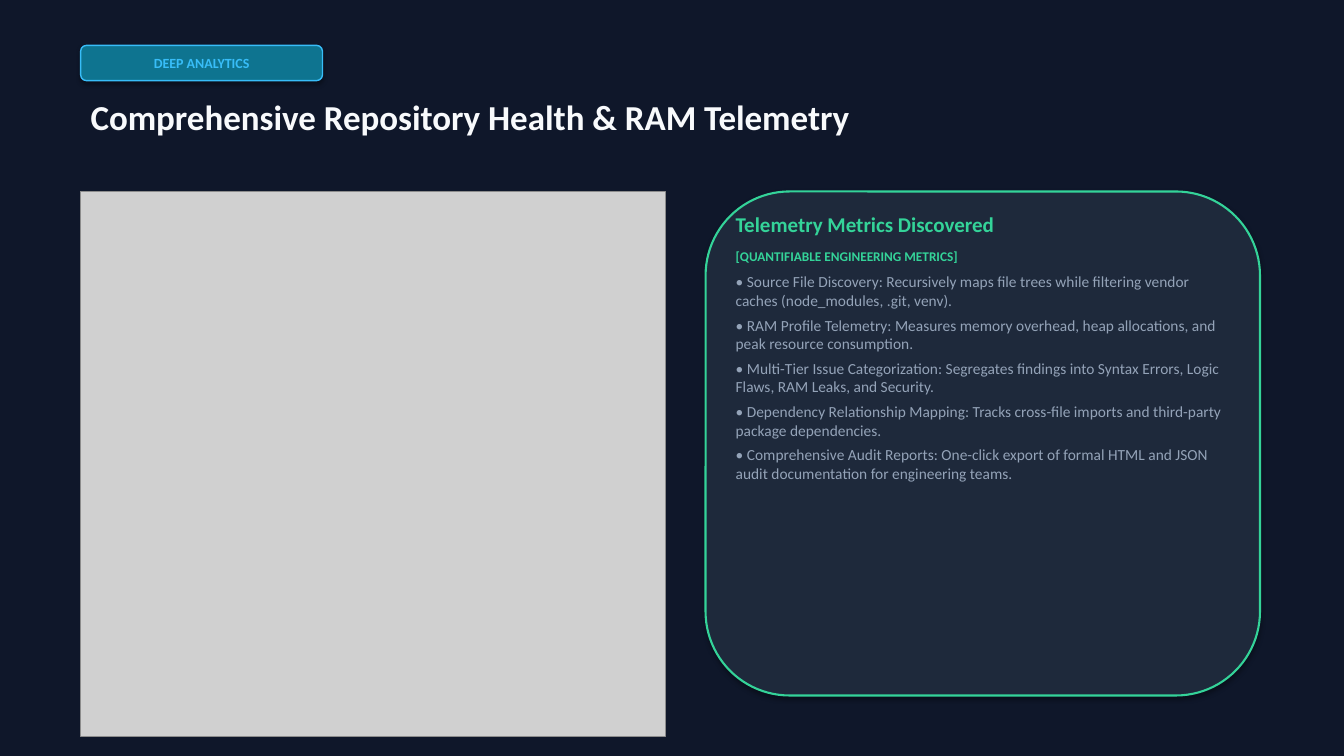
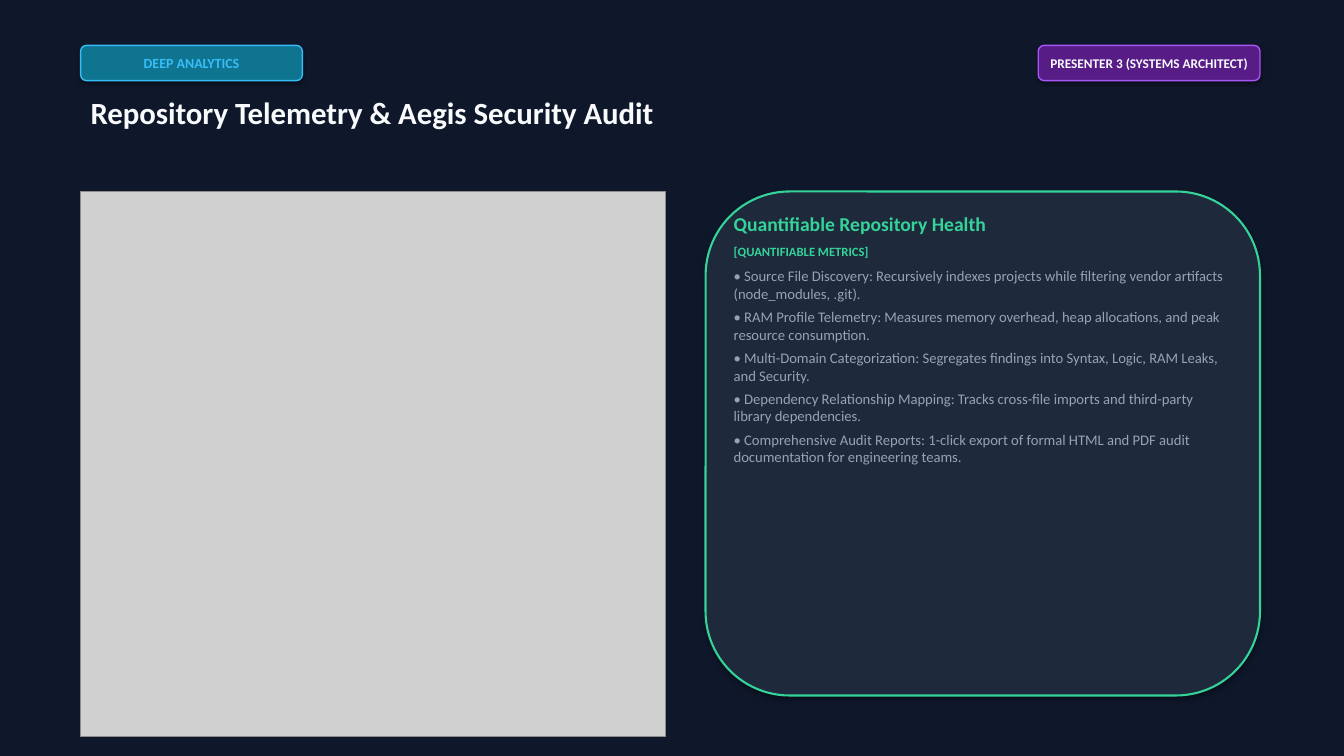
Before and after one commit to Bhimannapng/AutoPatch, a slide deck: slide 8 of AutoPatch_Presentation.pptx (slide 7 before the commit). Drawn at 1344x756 pixels with LibreOffice and Linux fonts; fonts in the diff are those of the drawing; grey boxes stand for pictures. Boxes give left, top, right and bottom in pixels: in the first picture for what was removed or moved away, otherwise in the second. Text is boxed around its words. In the diff, an @@ line names an element or a change of style, - is before the commit and + after.

```diff
--- a/AutoPatch_Presentation.pptx
+++ b/AutoPatch_Presentation.pptx
@@ rounded rectangle "DEEP ANALYTICS" resized from (x1=81, y1=45, x2=323, y2=81) to (x1=81, y1=45, x2=302, y2=81) @@
@@ rounded rectangle added at (x1=1038, y1=45, x2=1260, y2=81), fill #581C87, outline #A855F7 1 pt, 9.5 pt, text #F8FAFC, bold @@
+PRESENTER 3 (SYSTEMS ARCHITECT)
@@ text at (x1=91, y1=102, x2=654, y2=130): text changed; size 25 to 22 pt @@
-Comprehensive Repository Health & RAM Telemetry
+Repository Telemetry & Aegis Security Audit
@@ text at (x1=734, y1=217, x2=1223, y2=302): text changed; size 11 to 10.5 pt @@
-Telemetry Metrics Discovered
-[QUANTIFIABLE ENGINEERING METRICS]
-• Source File Discovery: Recursively maps file trees while filtering vendor caches (node_modules, .git, venv).
+Quantifiable Repository Health
+[QUANTIFIABLE METRICS]
+• Source File Discovery: Recursively indexes projects while filtering vendor artifacts (node_modules, .git).
@@ text at (x1=734, y1=312, x2=1220, y2=343): size 11 to 10.5 pt in "• RAM Profile Telemetry: Measures memory overhead, ..." @@
@@ text at (x1=734, y1=353, x2=1217, y2=465): text changed; size 11 to 10.5 pt @@
-• Multi-Tier Issue Categorization: Segregates findings into Syntax Errors, Logic Flaws, RAM Leaks, and Security.
-• Dependency Relationship Mapping: Tracks cross-file imports and third-party package dependencies.
-• Comprehensive Audit Reports: One-click export of formal HTML and JSON audit documentation for engineering teams.
+• Multi-Domain Categorization: Segregates findings into Syntax, Logic, RAM Leaks, and Security.
+• Dependency Relationship Mapping: Tracks cross-file imports and third-party library dependencies.
+• Comprehensive Audit Reports: 1-click export of formal HTML and PDF audit documentation for engineering teams.
```
Also in this commit, not shown: 6 other slides changed, 3 slides added, 3 slides removed, 16 other files.
